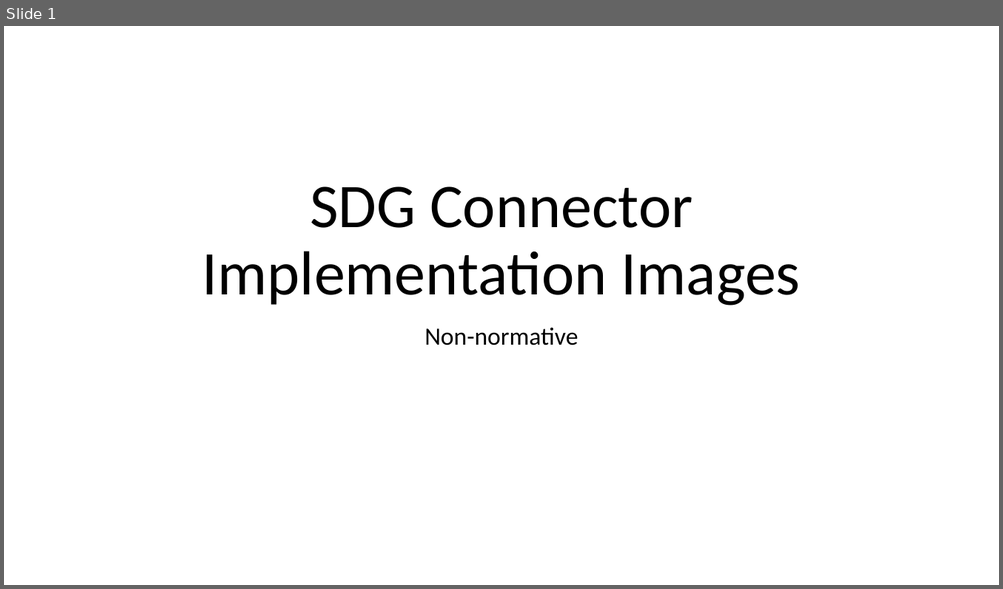
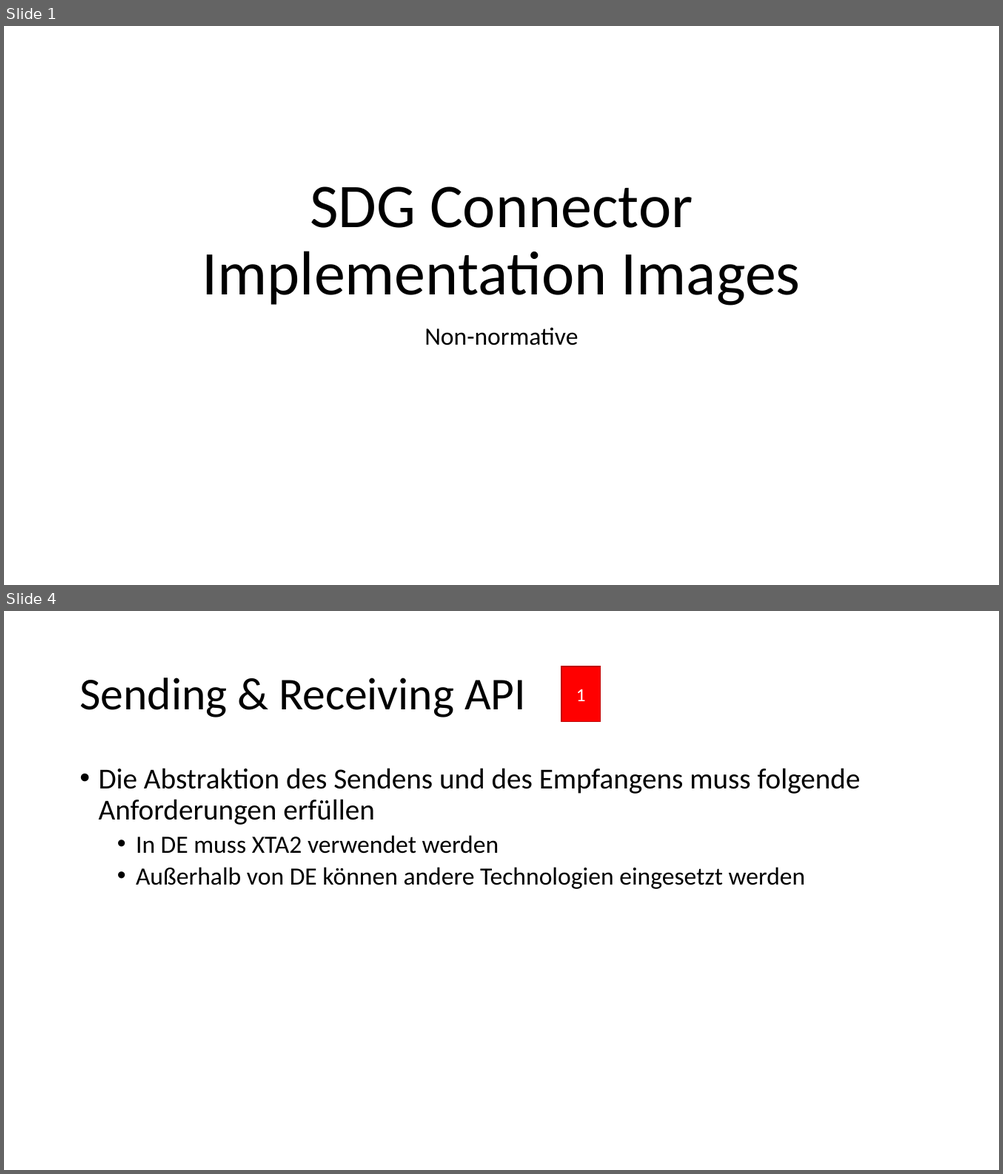
Before and after one commit to Governikus/SDG-shared-commons, a slide deck: docs/SDG Connector Implementation.pptx. Shown one above the other, each under a label of ours: slide 1 before the commit, slides 1 and 4 after it; the slides between them are not shown. The pictures are 1003x589 and 1003x1174 pixels, drawn with LibreOffice and Linux fonts; fonts in the diff are those of the drawing. Boxes give left, top, right and bottom in pixels: in the first picture for what was removed or moved away, otherwise in the second. Text is boxed around its words. In the diff, an @@ line names an element or a change of style, - is before the commit and + after.

```diff
--- a/docs/SDG Connector Implementation.pptx
+++ b/docs/SDG Connector Implementation.pptx
@@ slide 4 added at box(4, 611, 999, 1170), background #FFFFFF @@
@@ rectangle added at box(561, 667, 600, 721), fill #FF0000, outline #C00000 1 pt, 18 pt, text #FFFFFF @@
+1
@@ title added at box(79, 678, 526, 718), 44 pt, text #000000 @@
+Sending & Receiving API
@@ text added at box(99, 768, 860, 889), 24 pt, text #000000 @@
+• Die Abstraktion des Sendens und des Empfangens muss folgende Anforderungen erfüllen
+  • In DE muss XTA2 verwendet werden
+  • Außerhalb von DE können andere Technologien eingesetzt werden
```
Also in this commit, not shown: 1 slide changed, 6 other slides added.
